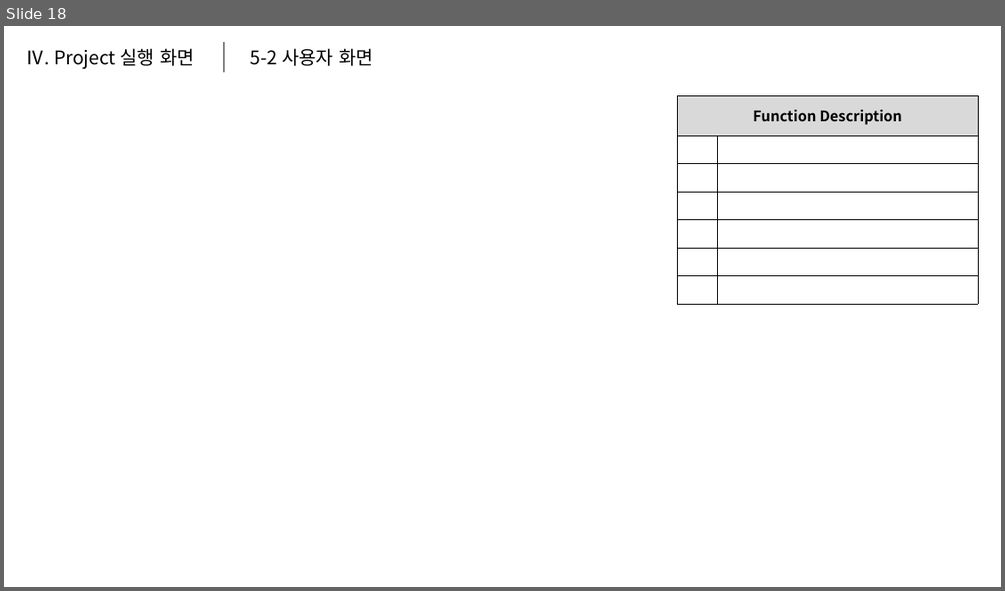
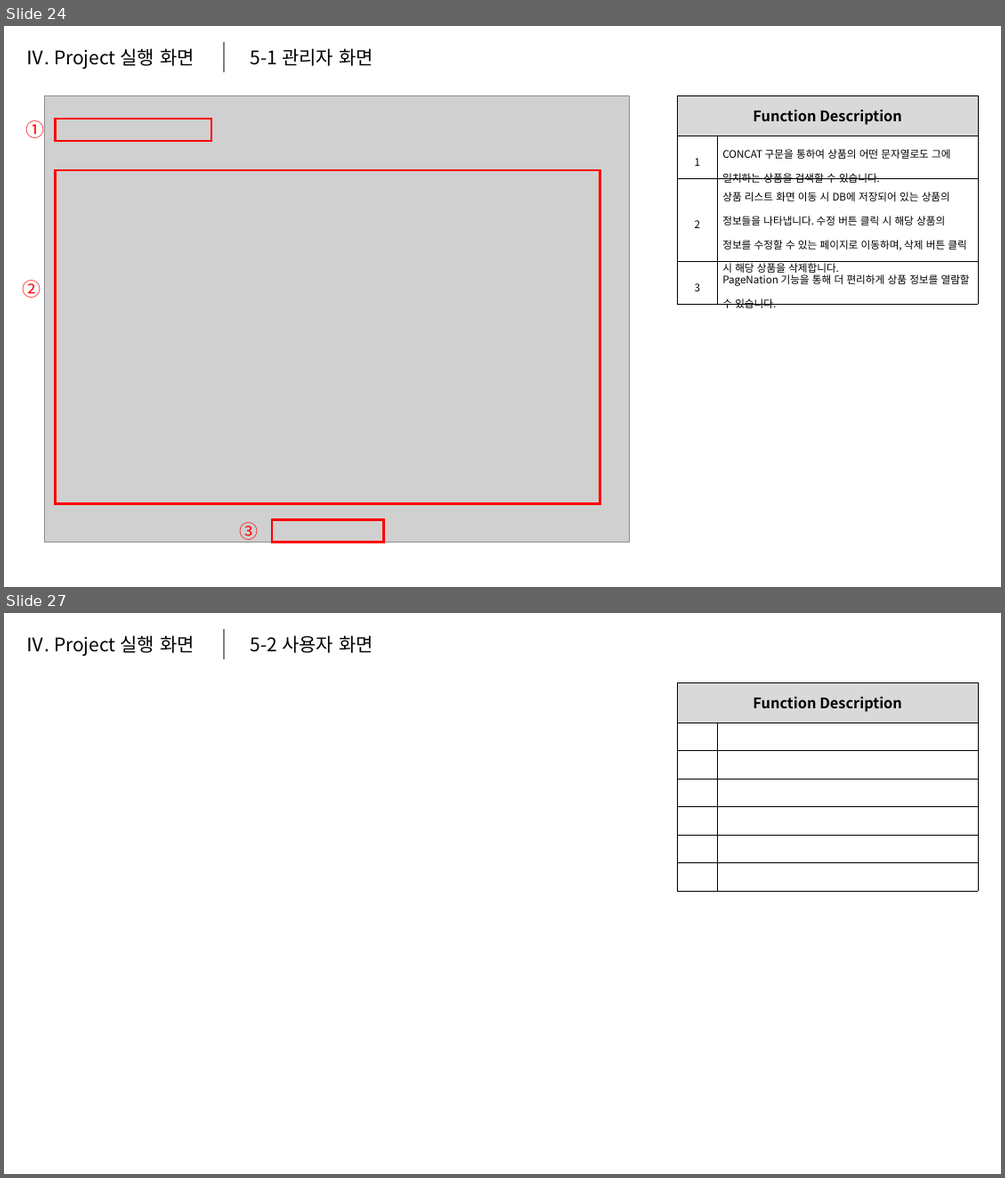
Before and after one commit to hakGuenLee/TeamProject, a slide deck: 문서모음/MiniMall Portfolio.pptx. Shown one above the other, each under a label of ours: slide 18 before the commit, slides 24 and 27 after it; the slides between them are not shown. The pictures are 1005x591 and 1005x1178 pixels, drawn with LibreOffice and Linux fonts; fonts in the diff are those of the drawing; grey boxes stand for pictures. Boxes give left, top, right and bottom in pixels: in the first picture for what was removed or moved away, otherwise in the second. Text is boxed around its words. In the diff, an @@ line names an element or a change of style, - is before the commit and + after.

Commit message:
포트폴리오 추가 수정

```diff
--- a/문서모음/MiniMall Portfolio.pptx
+++ b/문서모음/MiniMall Portfolio.pptx
@@ slide 24 added at [4,26,1001,587], background #FFFFFF @@
@@ text added at [26,48,194,69], 18 pt, text #000000 @@
+Ⅳ. Project 실행 화면
@@ line added from (224, 42) to (224, 72), #808080 1.5 pt @@
@@ text added at [251,48,373,66], 18 pt, text #000000 @@
+5-1 관리자 화면
@@ picture added at [44,95,629,542] @@
@@ table added at [677,95,979,312], 4 rows, 2 columns @@
+Function Description | 
+1 | CONCAT 구문을 통하여 상품의 어떤 문자열로도 그에 일치하는 상품을 검색할 수 있습니다.
+2 | 상품 리스트 화면 이동 시 DB에 저장되어 있는 상품의 정보들을 나타냅니다. 수정 버튼 클릭 시 해당 상품의 정보를 수정할 수 있는 페이지로 이동하며, 삭제 버튼 클릭 시 해당 상품을 삭제합니다.
+3 | PageNation 기능을 통해 더 편리하게 상품 정보를 열람할 수 있습니다.
@@ text added at [26,118,45,141], 18 pt, text #FF0000 @@
+①
@@ rectangle added at [56,119,212,141], outline #FF0000 2.25 pt @@
@@ rectangle added at [56,170,600,504], outline #FF0000 2.25 pt @@
@@ text added at [23,280,41,297], 18 pt, text #FF0000 @@
+②
@@ text added at [240,522,259,542], 18 pt, text #FF0000 @@
+③
@@ rectangle added at [272,520,384,542], outline #FF0000 2.25 pt @@
@@ what was slide 18 is now slide 27 @@
```
Also in this commit, not shown: 1 slide changed, 8 other slides added, 1 other file.
